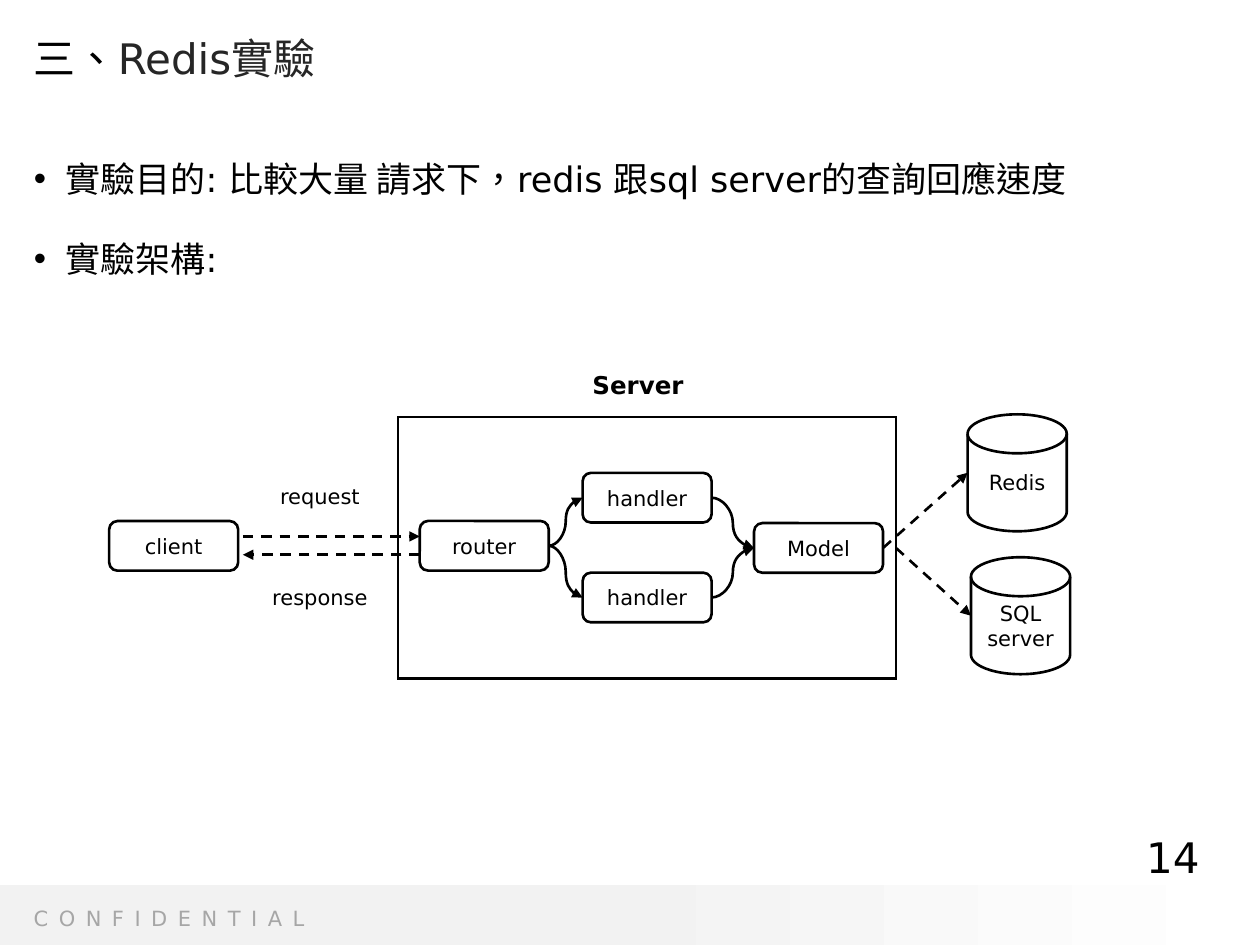
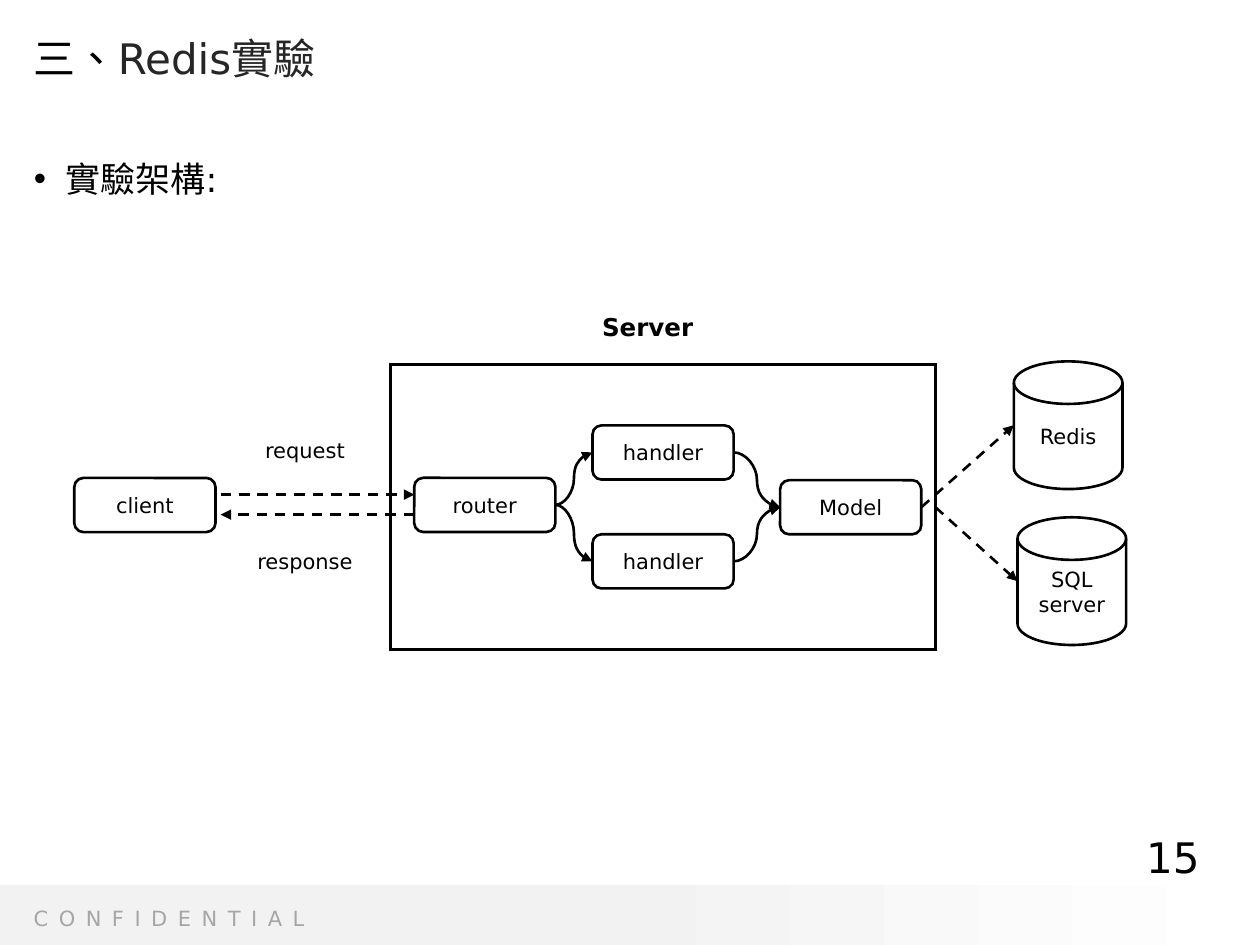
Before and after one commit to Radigogogo/redis, a slide deck: slide 15 of D69 Tech Sharing - Redis_v.2.pptx (slide 14 before the commit). Drawn at 1260x945 pixels with LibreOffice and Linux fonts; fonts in the diff are those of the drawing; background and template pictures are left out. Boxes give left, top, right and bottom in pixels: in the first picture for what was removed or moved away, otherwise in the second. Text is boxed around its words. In the diff, an @@ line names an element or a change of style, - is before the commit and + after.

Commit message:
V.2 PPT UPDATE

```diff
--- a/D69 Tech Sharing - Redis_v.2.pptx
+++ b/D69 Tech Sharing - Redis_v.2.pptx
@@ text at (65, 162, 1066, 200): paragraph removed @@
-• 實驗目的: 比較大量 請求下，redis 跟sql server的查詢回應速度
@@ text "Server": place and size @@
-text "Server" at (592, 375, 683, 395)
+text "Server" at (602, 317, 693, 337)
@@ rectangle: place and size @@
-rectangle at (398, 417, 896, 679)
+rectangle at (391, 364, 935, 650)
@@ cylinder "Redis": place and size @@
-cylinder "Redis" at (968, 415, 1067, 532)
+cylinder "Redis" at (1014, 362, 1123, 489)
@@ text "request": place and size @@
-text "request" at (280, 489, 360, 509)
+text "request" at (265, 443, 345, 463)
@@ rounded rectangle "handler": place and size @@
-rounded rectangle "handler" at (582, 472, 711, 522)
+rounded rectangle "handler" at (592, 426, 733, 480)
@@ arrow moved from (883, 548) - (968, 472) to (921, 508) - (1014, 426) @@
@@ rounded rectangle "client": place and size @@
-rounded rectangle "client" at (110, 522, 238, 571)
+rounded rectangle "client" at (74, 478, 215, 532)
@@ rounded rectangle "router": place and size @@
-rounded rectangle "router" at (420, 522, 548, 571)
+rounded rectangle "router" at (415, 478, 556, 532)
@@ curved arrow moved from (549, 546) - (582, 498) to (556, 505) - (592, 452) @@
@@ curved arrow moved from (712, 498) - (755, 548) to (733, 452) - (780, 508) @@
@@ arrow moved from (243, 537) - (420, 537) to (220, 495) - (415, 495) @@
@@ curved arrow moved from (549, 546) - (582, 597) to (556, 505) - (592, 562) @@
@@ curved arrow moved from (712, 597) - (755, 548) to (733, 562) - (780, 508) @@
@@ rounded rectangle "Model": place and size @@
-rounded rectangle "Model" at (755, 523, 883, 572)
+rounded rectangle "Model" at (780, 480, 921, 534)
@@ arrow moved from (896, 548) - (971, 616) to (935, 508) - (1018, 581) @@
@@ arrow moved from (420, 554) - (243, 554) to (415, 514) - (220, 514) @@
@@ text "response": place and size @@
-text "response" at (272, 593, 367, 610)
+text "response" at (257, 557, 352, 574)
@@ rounded rectangle "handler": place and size @@
-rounded rectangle "handler" at (582, 573, 711, 622)
+rounded rectangle "handler" at (592, 534, 733, 588)
@@ cylinder "SQL server": place and size @@
-cylinder "SQL server" at (971, 557, 1071, 674)
+cylinder "SQL server" at (1018, 518, 1126, 645)
@@ page number at (1146, 842, 1199, 874): text changed @@
-14
+15
```
Also in this commit, not shown: 7 other slides changed, 3 slides added, 1 slide removed.
